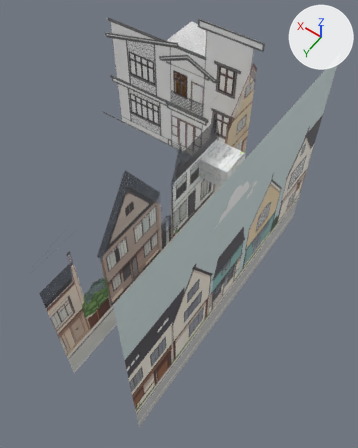
Before and after pictures for a commit that changed the Blender file public/models/blend/street.blend.
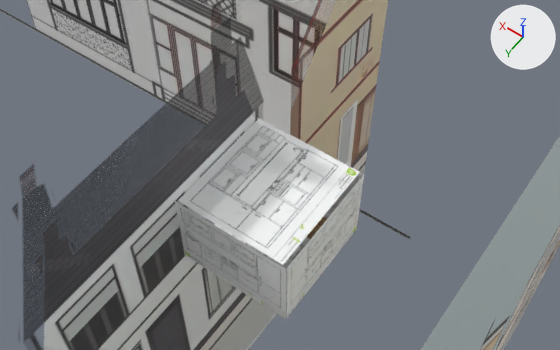
There are two pictures of each version: one whole from a 50 mm camera at (-0.808, 1.051, 1.58) aimed at (-0.051, -0.01, -0.086), one close up from a 50 mm camera at (-0.364, 0.093, 0.743) aimed at (-0.072, -0.316, 0.1). Every picture has the same lights, and +X, +Y and +Z are marked at upper right. The last two pictures show the newer version.

Objects in the first close-up: 'apartment_background', 'apartment_background.001', 'apartment_background.003', 'house', 'street_background', 'street_foreground' and 3 more.
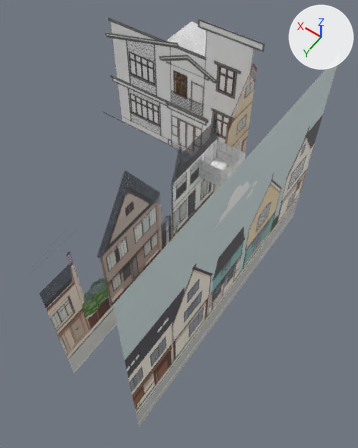
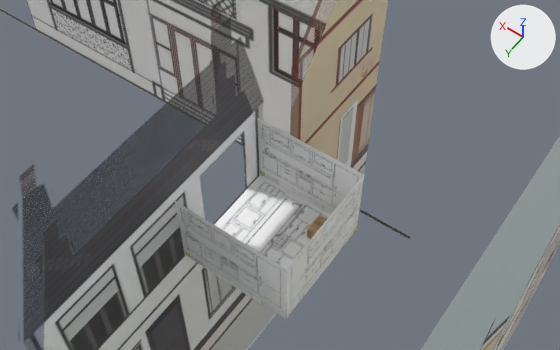
Changed parts and their boxes [x1, y1, x2, y2] in the close-ups (560 x 350 px):
'apartment_background.003', hidden
    before: [178, 118, 359, 265]

What the commit changed:
Object 'apartment_background.003' (ob_apartment_background_003) is now hidden.
